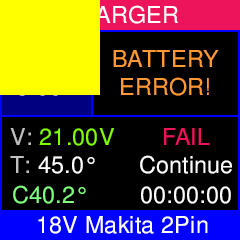
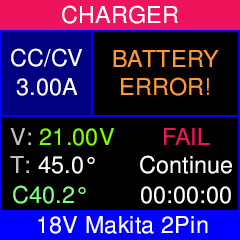
Layer changes from the first (240, 240) image to the second:
hid "Measure rect", painted on it over [0, 0, 100, 95]
